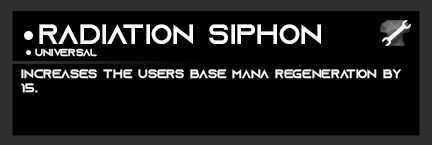
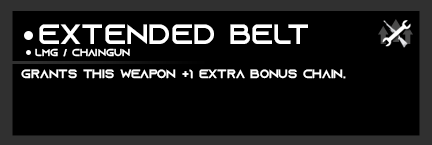
Revision of a layered 432×145 image; what changed, layer by layer:
painted on "Mod Name" over [39, 24, 321, 44]
painted on "Socket Compatibility" over [35, 48, 130, 57]
painted on "Description" over [21, 69, 401, 93]
hid "Armor" (2nd of 2, in "Front" › "Mod Type") over [380, 20, 413, 48]
showed "Boost Weapon" over [378, 19, 413, 48]
